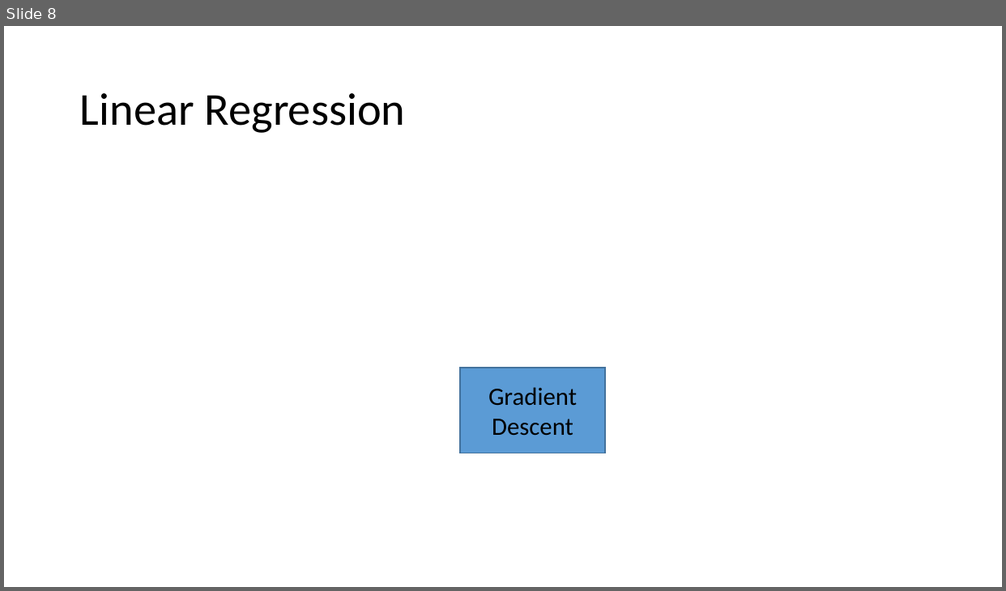
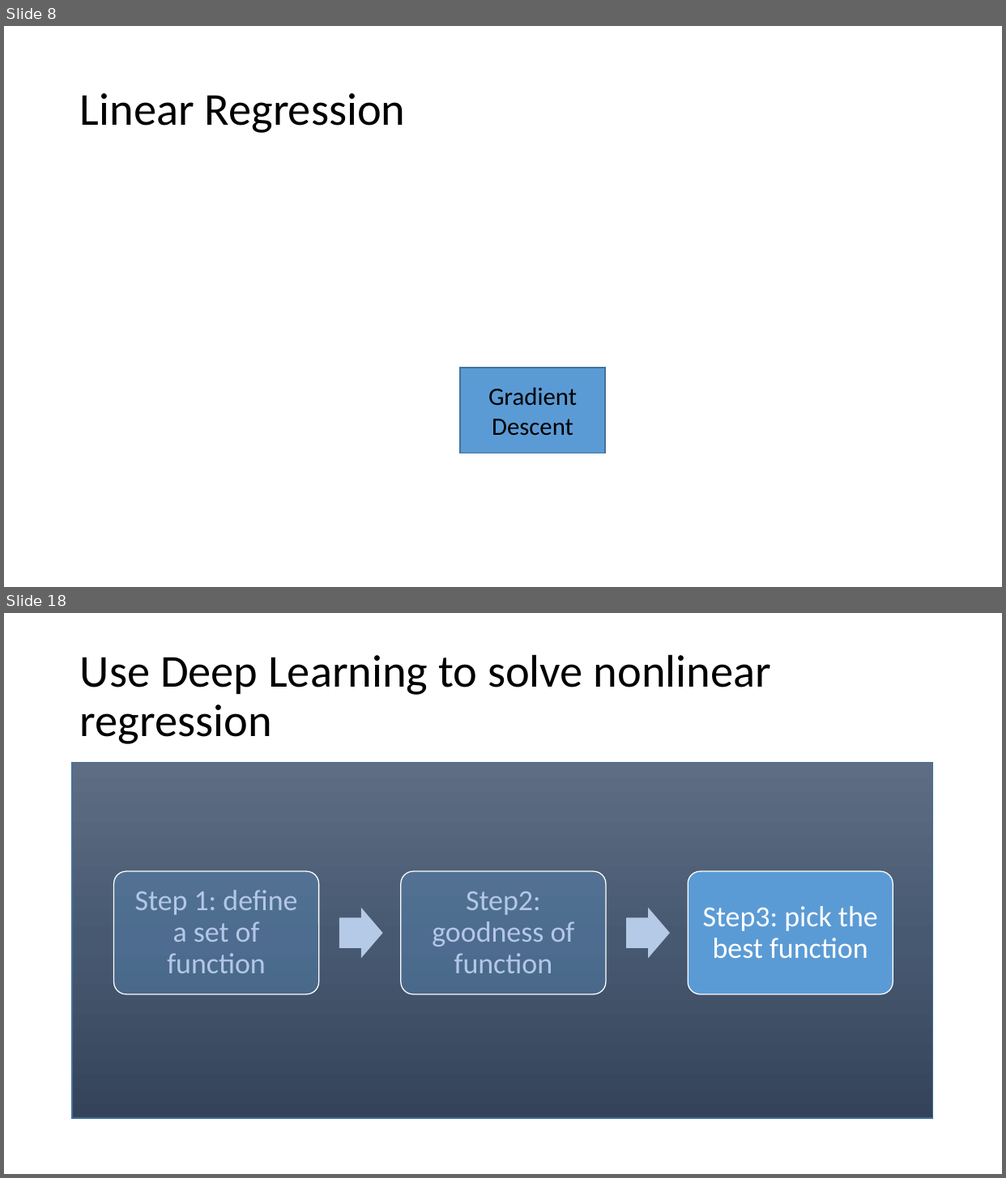
Before and after one commit to CaralBaby/Apply-Machine-Learning-in-Motion-Planning, a slide deck: Introduction to Machine Learning and the Applications in Motion Planning.pptx. Shown one above the other, each under a label of ours: slide 8 before the commit, slides 8 and 18 after it; the slides between them are not shown. The pictures are 1006x591 and 1006x1178 pixels, drawn with LibreOffice and Linux fonts; fonts in the diff are those of the drawing; grey boxes stand for pictures. Boxes give left, top, right and bottom in pixels: in the first picture for what was removed or moved away, otherwise in the second. Text is boxed around its words. In the diff, an @@ line names an element or a change of style, - is before the commit and + after.

```diff
--- a/Introduction to Machine Learning and the Applications in Motion Planning.pptx
+++ b/Introduction to Machine Learning and the Applications in Motion Planning.pptx
@@ slide 18 added at [4,613,1002,1174], background #FFFFFF @@
@@ title added at [80,654,771,744], 44 pt, text #000000 @@
+Use Deep Learning to solve nonlinear regression
@@ rectangle added at [72,763,933,1119], fill gradient #5E6D85 to #495A73 to #35445A, outline #43739E 1 pt @@
@@ group added at [114,871,893,994]: 3 rounded rectangles, 3 texts, 2 right arrows @@
+Step 1: define a set of function
+Step2: goodness of function
+Step3: pick the best function
```
Also in this commit, not shown: 1 slide changed, 10 other slides added.
